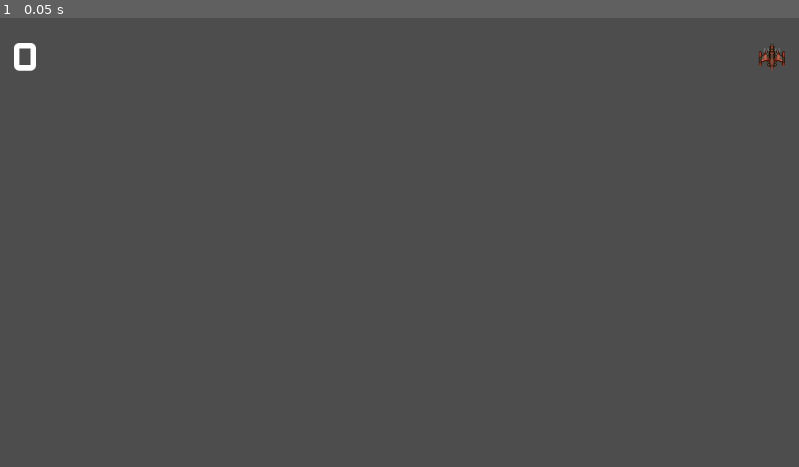
Above: before the commit, frame 1.
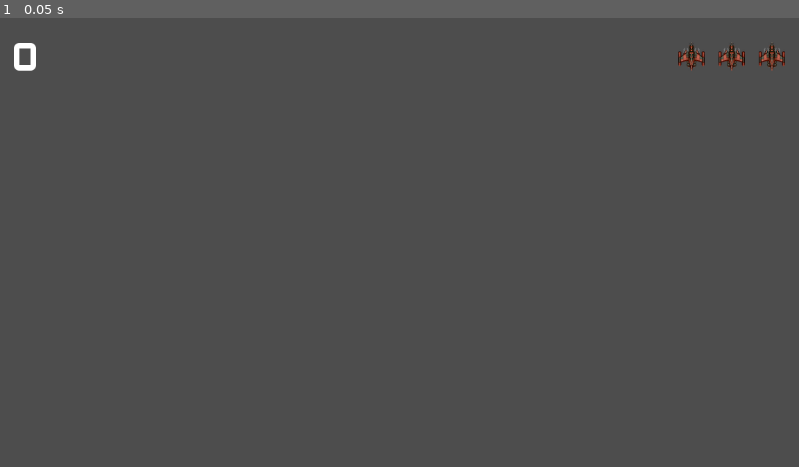
Above: after the commit, the same moment.

Repository: R2Road/book_godot4_game_development_projects
Game: Godot game, scene res://hud.tscn
The game is run twice, just before and just after one commit, with the same random seed, the same clock (stepped at 60 frames per second) and the same inputs. This scene is started directly instead of the project's main scene.
Inputs:
- Up to frame 1 (0.05 s): no input

The runs differ from the first frame. In frame 1, 0.2% of the frame differs, in the area x 84-94%, y 6-12%.

Commit message:
copy child node : hud > margincontainer > hboxcontainer > livescounter > L2, L3

Diff:
--- a/chapter_3_space_rock/hud.tscn
+++ b/chapter_3_space_rock/hud.tscn
@@ -40,3 +40,13 @@
 layout_mode = 2
 texture = ExtResource("2_lguu8")
 stretch_mode = 5
+
+[node name="L2" type="TextureRect" parent="MarginContainer/HBoxContainer/LivesCounter"]
+layout_mode = 2
+texture = ExtResource("2_lguu8")
+stretch_mode = 5
+
+[node name="L3" type="TextureRect" parent="MarginContainer/HBoxContainer/LivesCounter"]
+layout_mode = 2
+texture = ExtResource("2_lguu8")
+stretch_mode = 5
